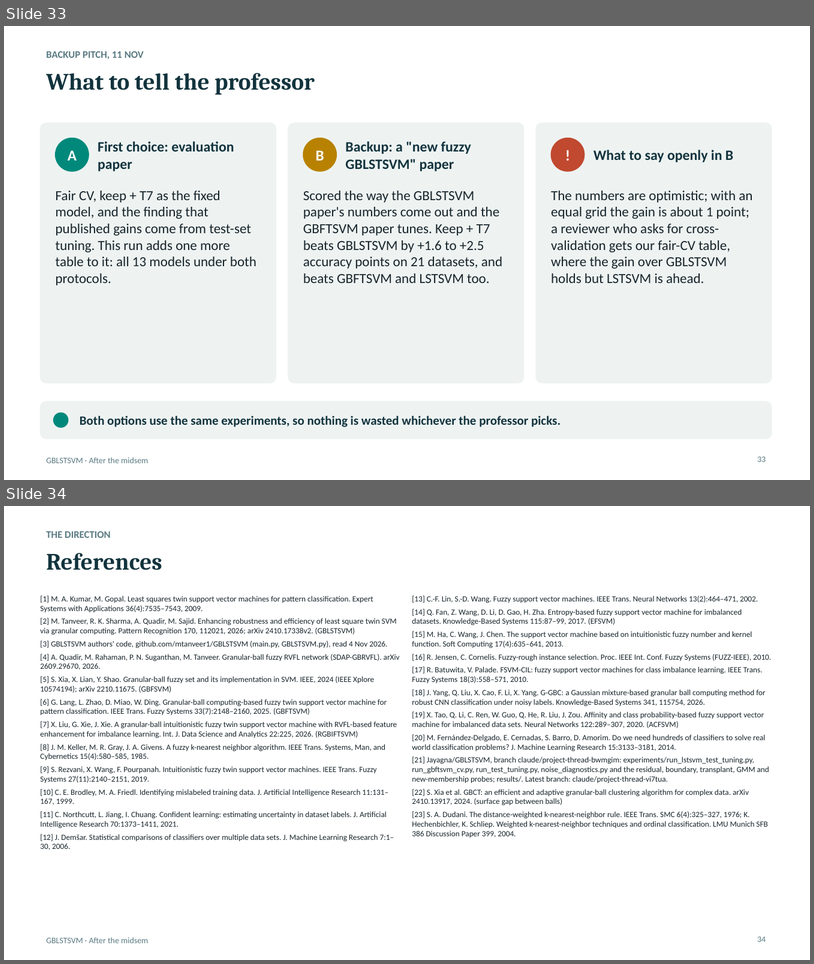
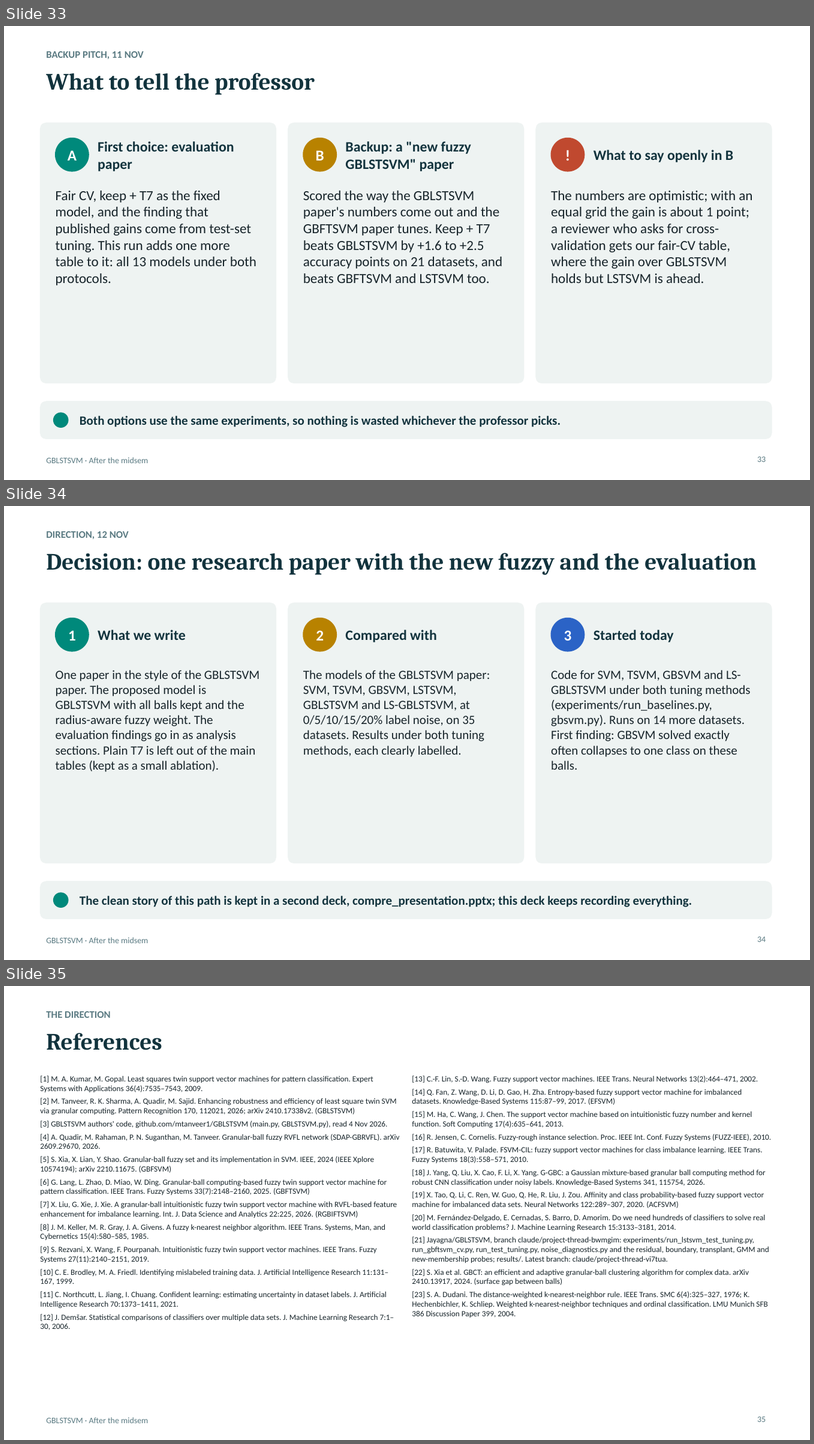
Before and after one commit to Jayagna/GBLSTSVM, a slide deck: reports/post_midsem/post_midsem.pptx. Shown one above the other, each under a label of ours: slides 33 and 34 before the commit, slides 33, 34 and 35 after it. The pictures are 814x964 and 814x1444 pixels, drawn with LibreOffice and Linux fonts; fonts in the diff are those of the drawing. Boxes give left, top, right and bottom in pixels: in the first picture for what was removed or moved away, otherwise in the second. Text is boxed around its words. In the diff, an @@ line names an element or a change of style, - is before the commit and + after.

```diff
--- a/reports/post_midsem/post_midsem.pptx
+++ b/reports/post_midsem/post_midsem.pptx
@@ slide 34 added at (x1=4, y1=506, x2=810, y2=960), background #FFFFFF; not listed: 1 template element that a slide beside it also shows @@
@@ text added at (x1=46, y1=531, x2=129, y2=539), 12 pt, text #5A7A82, bold @@
+DIRECTION, 12 NOV
@@ title added at (x1=46, y1=553, x2=757, y2=575), 28 pt, text #12333D, bold @@
+Decision: one research paper with the new fuzzy and the evaluation
@@ rounded rectangle added at (x1=40, y1=603, x2=276, y2=863), fill #EEF3F2, outline #EEF3F2 0.75 pt @@
@@ rounded rectangle added at (x1=288, y1=603, x2=524, y2=863), fill #EEF3F2, outline #EEF3F2 0.75 pt @@
@@ rounded rectangle added at (x1=536, y1=603, x2=772, y2=863), fill #EEF3F2, outline #EEF3F2 0.75 pt @@
@@ ellipse added at (x1=56, y1=618, x2=89, y2=651), fill #00897B, outline #00897B 1 pt @@
@@ text added at (x1=68, y1=630, x2=76, y2=640), 18 pt, text #FFFFFF, bold @@
+1
@@ text added at (x1=98, y1=630, x2=186, y2=640), 17 pt, text #12333D, bold @@
+What we write
@@ ellipse added at (x1=303, y1=618, x2=337, y2=651), fill #B88200, outline #B88200 1 pt @@
@@ text added at (x1=316, y1=630, x2=324, y2=640), 18 pt, text #FFFFFF, bold @@
+2
@@ text added at (x1=345, y1=630, x2=437, y2=642), 17 pt, text #12333D, bold @@
+Compared with
@@ ellipse added at (x1=551, y1=618, x2=585, y2=651), fill #2B63C6, outline #2B63C6 1 pt @@
@@ text added at (x1=564, y1=630, x2=572, y2=640), 18 pt, text #FFFFFF, bold @@
+3
@@ text added at (x1=594, y1=630, x2=674, y2=642), 17 pt, text #12333D, bold @@
+Started today
@@ text added at (x1=56, y1=670, x2=260, y2=772), 15 pt, text #17242A @@
+One paper in the style of the GBLSTSVM paper. The proposed model is GBLSTSVM with all balls kept and the radius-aware fuzzy weight. The evaluation findings go in as analysis sections. Plain T7 is left out of the main tables (kept as a small ablation).
@@ text added at (x1=303, y1=670, x2=490, y2=757), 15 pt, text #17242A @@
+The models of the GBLSTSVM paper: SVM, TSVM, GBSVM, LSTSVM, GBLSTSVM and LS-GBLSTSVM, at 0/5/10/15/20% label noise, on 35 datasets. Results under both tuning methods, each clearly labelled.
@@ text added at (x1=551, y1=670, x2=750, y2=769), 15 pt, text #17242A @@
+Code for SVM, TSVM, GBSVM and LS-GBLSTSVM under both tuning methods (experiments/run_baselines.py, gbsvm.py). Runs on 14 more datasets. First finding: GBSVM solved exactly often collapses to one class on these balls.
@@ rounded rectangle added at (x1=40, y1=881, x2=772, y2=919), fill #EEF3F2, outline #EEF3F2 0.75 pt @@
@@ ellipse added at (x1=54, y1=892, x2=68, y2=907), fill #00897B, outline #00897B 1 pt @@
@@ text added at (x1=80, y1=895, x2=693, y2=907), 15 pt, text #12333D, bold @@
+The clean story of this path is kept in a second deck, compre_presentation.pptx; this deck keeps recording everything.
@@ page number added at (x1=758, y1=936, x2=766, y2=942), 10 pt, text #5A7A82 @@
+34
@@ what was slide 34 is now slide 35 @@
@@ page number at (x1=758, y1=1416, x2=766, y2=1422): text changed @@
-34
+35
```
Also in this commit, not shown: 10 other files.
